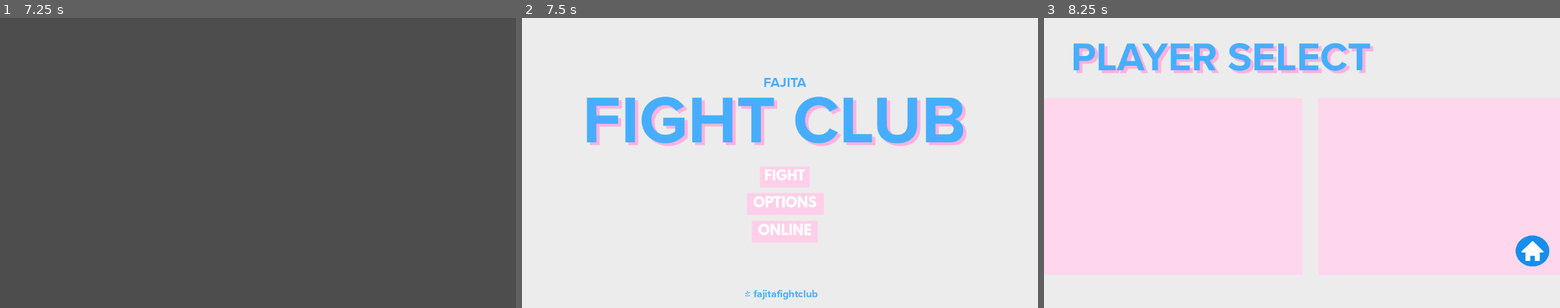
Above: before the commit, frames 1-3 (left to right).
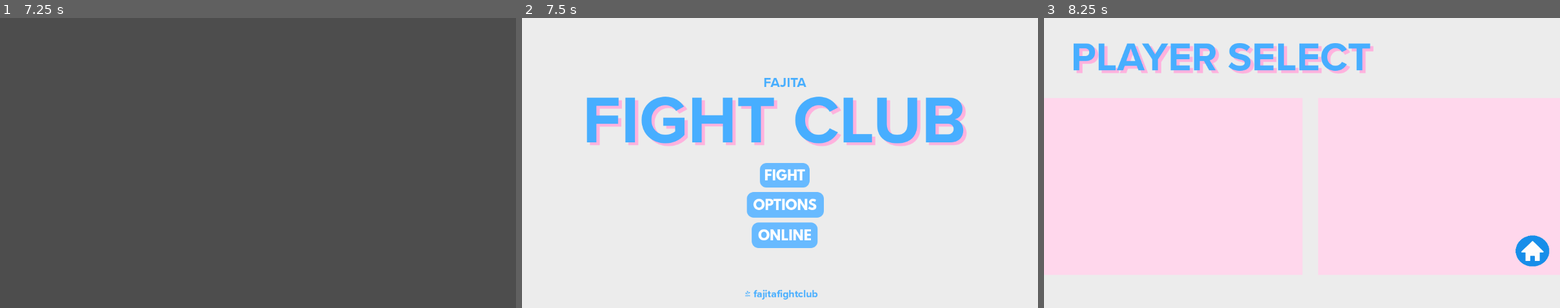
Above: after the commit, the same moments.

Repository: matousposp/FajitaFightClub
Game: Godot game, scene res://main scenes/video_stream_player.tscn
The game is run twice, just before and just after one commit, with the same random seed, the same clock (stepped at 60 frames per second) and the same inputs. Video files are missing from this copy of the repository; at most half a second of black plays in their place.
Inputs (mouse positions are in pixels of both pictures, inside the frame that each line leads up to):
- Up to frame 1 (7.25 s): tap Enter at 0.5, 2, 3.5 s; move the mouse to (371, 148) at 0.52 s; tap Space at 1.25, 2.75, 4.25 s; move the mouse to (154, 177) at 1.27 s; move the mouse to (309, 99) at 2.02 s; move the mouse to (232, 221) at 2.77 s; move the mouse to (412, 206) at 3.52 s; move the mouse to (103, 119) at 4.27 s; move the mouse to (283, 163) at 5.02 s; move the mouse to (180, 90) at 5.77 s; move the mouse to (371, 148) at 6.52 s
- Up to frame 2 (7.5 s): move the mouse to (676, 177) at 7.27 s
- Up to frame 3 (8.25 s): click "FIGHT" at 8 s

Frame 1 is identical in both runs. In frame 2, 3.0% of the frame differs, in the area x 43-59%, y 50-80%; in frame 3, nothing differs.

Commit message:
buttons

Diff:
--- a/main scenes/alt_main_menu.tscn
+++ b/main scenes/alt_main_menu.tscn
@@ -7,19 +7,44 @@
 [ext_resource type="Script" path="res://main scripts/online.gd" id="4_hjp08"]
 
 [sub_resource type="StyleBoxFlat" id="StyleBoxFlat_gc0my"]
-bg_color = Color(1, 0.811765, 0.913725, 1)
+bg_color = Color(0.407843, 0.729412, 1, 1)
+corner_radius_top_left = 15
+corner_radius_top_right = 15
+corner_radius_bottom_right = 15
+corner_radius_bottom_left = 15
+expand_margin_top = 8.0
 
 [sub_resource type="StyleBoxFlat" id="StyleBoxFlat_5s04a"]
-bg_color = Color(1, 0.811765, 0.913725, 1)
+bg_color = Color(0.407843, 0.729412, 1, 1)
+corner_radius_top_left = 15
+corner_radius_top_right = 15
+corner_radius_bottom_right = 15
+corner_radius_bottom_left = 15
+expand_margin_top = 8.0
 
 [sub_resource type="StyleBoxFlat" id="StyleBoxFlat_amuxh"]
-bg_color = Color(1, 0.811765, 0.913725, 1)
+bg_color = Color(0.407843, 0.729412, 1, 1)
+corner_radius_top_left = 15
+corner_radius_top_right = 15
+corner_radius_bottom_right = 15
+corner_radius_bottom_left = 15
+expand_margin_top = 8.0
 
 [sub_resource type="StyleBoxFlat" id="StyleBoxFlat_24m3p"]
-bg_color = Color(1, 0.811765, 0.913725, 1)
+bg_color = Color(0.407843, 0.729412, 1, 1)
+corner_radius_top_left = 15
+corner_radius_top_right = 15
+corner_radius_bottom_right = 15
+corner_radius_bottom_left = 15
+expand_margin_top = 8.0
 
 [sub_resource type="StyleBoxFlat" id="StyleBoxFlat_8sdsv"]
-bg_color = Color(1, 0.811765, 0.913725, 1)
+bg_color = Color(0.407843, 0.729412, 1, 1)
+corner_radius_top_left = 15
+corner_radius_top_right = 15
+corner_radius_bottom_right = 15
+corner_radius_bottom_left = 15
+expand_margin_top = 8.0
 
 [sub_resource type="Animation" id="Animation_7need"]
 length = 0.001
@@ -76,16 +101,36 @@
 }
 
 [sub_resource type="StyleBoxFlat" id="StyleBoxFlat_ean54"]
-bg_color = Color(1, 0.811765, 0.913725, 1)
+bg_color = Color(0.407843, 0.729412, 1, 1)
+corner_radius_top_left = 15
+corner_radius_top_right = 15
+corner_radius_bottom_right = 15
+corner_radius_bottom_left = 15
+expand_margin_top = 8.0
 
 [sub_resource type="StyleBoxFlat" id="StyleBoxFlat_t8m8d"]
-bg_color = Color(1, 0.811765, 0.913725, 1)
+bg_color = Color(0.407843, 0.729412, 1, 1)
+corner_radius_top_left = 15
+corner_radius_top_right = 15
+corner_radius_bottom_right = 15
+corner_radius_bottom_left = 15
+expand_margin_top = 8.0
 
 [sub_resource type="StyleBoxFlat" id="StyleBoxFlat_apilx"]
-bg_color = Color(1, 0.811765, 0.913725, 1)
+bg_color = Color(0.407843, 0.729412, 1, 1)
+corner_radius_top_left = 15
+corner_radius_top_right = 15
+corner_radius_bottom_right = 15
+corner_radius_bottom_left = 15
+expand_margin_top = 8.0
 
 [sub_resource type="StyleBoxFlat" id="StyleBoxFlat_8cjwu"]
-bg_color = Color(1, 0.811765, 0.913725, 1)
+bg_color = Color(0.407843, 0.729412, 1, 1)
+corner_radius_top_left = 15
+corner_radius_top_right = 15
+corner_radius_bottom_right = 15
+corner_radius_bottom_left = 15
+expand_margin_top = 8.0
 
 [sub_resource type="Animation" id="Animation_0bfnc"]
 length = 0.001
@@ -142,16 +187,36 @@
 }
 
 [sub_resource type="StyleBoxFlat" id="StyleBoxFlat_u5j2m"]
-bg_color = Color(1, 0.811765, 0.913725, 1)
+bg_color = Color(0.407843, 0.729412, 1, 1)
+corner_radius_top_left = 15
+corner_radius_top_right = 15
+corner_radius_bottom_right = 15
+corner_radius_bottom_left = 15
+expand_margin_top = 8.0
 
 [sub_resource type="StyleBoxFlat" id="StyleBoxFlat_skmqd"]
-bg_color = Color(1, 0.811765, 0.913725, 1)
+bg_color = Color(0.407843, 0.729412, 1, 1)
+corner_radius_top_left = 15
+corner_radius_top_right = 15
+corner_radius_bottom_right = 15
+corner_radius_bottom_left = 15
+expand_margin_top = 8.0
 
 [sub_resource type="StyleBoxFlat" id="StyleBoxFlat_v3j3t"]
-bg_color = Color(1, 0.811765, 0.913725, 1)
-
-[sub_resource type="StyleBoxFlat" id="StyleBoxFlat_suyfe"]
-bg_color = Color(1, 0.811765, 0.913725, 1)
+bg_color = Color(0.407843, 0.729412, 1, 1)
+corner_radius_top_left = 15
+corner_radius_top_right = 15
+corner_radius_bottom_right = 15
+corner_radius_bottom_left = 15
+expand_margin_top = 8.0
+
+[sub_resource type="StyleBoxFlat" id="StyleBoxFlat_g8gdy"]
+bg_color = Color(0.407843, 0.729412, 1, 1)
+corner_radius_top_left = 15
+corner_radius_top_right = 15
+corner_radius_bottom_right = 15
+corner_radius_bottom_left = 15
+expand_margin_top = 8.0
 
 [sub_resource type="Animation" id="Animation_w5obw"]
 length = 0.001
@@ -237,9 +302,9 @@
 
 [node name="options" type="Button" parent="."]
 offset_left = 502.0
-offset_top = 391.0
+offset_top = 397.0
 offset_right = 674.0
-offset_bottom = 440.0
+offset_bottom = 446.0
 theme_override_colors/font_color = Color(1, 1, 1, 1)
 theme_override_fonts/font = ExtResource("1_rmibl")
 theme_override_font_sizes/font_size = 30
@@ -258,9 +323,9 @@
 
 [node name="online" type="Button" parent="."]
 offset_left = 513.0
-offset_top = 453.0
+offset_top = 465.0
 offset_right = 660.0
-offset_bottom = 502.0
+offset_bottom = 514.0
 theme_override_colors/font_color = Color(1, 1, 1, 1)
 theme_override_fonts/font = ExtResource("1_rmibl")
 theme_override_font_sizes/font_size = 30
@@ -268,7 +333,7 @@
 theme_override_styles/hover = SubResource("StyleBoxFlat_u5j2m")
 theme_override_styles/pressed = SubResource("StyleBoxFlat_skmqd")
 theme_override_styles/disabled = SubResource("StyleBoxFlat_v3j3t")
-theme_override_styles/focus = SubResource("StyleBoxFlat_suyfe")
+theme_override_styles/focus = SubResource("StyleBoxFlat_g8gdy")
 text = "ONLINE
 "
 script = ExtResource("4_hjp08")
--- a/main scenes/character_select.tscn
+++ b/main scenes/character_select.tscn
@@ -3,6 +3,21 @@
 [ext_resource type="FontFile" uid="uid://2hiemraph8s5" path="res://extra/Fontspring-DEMO-proximanova-bold.otf" id="1_aufxw"]
 [ext_resource type="Texture2D" uid="uid://dilv0o177nqif" path="res://assets/2176395-removebg-preview.png" id="2_qg5e5"]
 [ext_resource type="Script" path="res://main scripts/TextureButton.gd" id="3_e6p2o"]
+
+[sub_resource type="Animation" id="Animation_i2wv3"]
+length = 0.001
+tracks/0/type = "value"
+tracks/0/imported = false
+tracks/0/enabled = true
+tracks/0/path = NodePath(".:modulate")
+tracks/0/interp = 1
+tracks/0/loop_wrap = true
+tracks/0/keys = {
+"times": PackedFloat32Array(0),
+"transitions": PackedFloat32Array(1),
+"update": 0,
+"values": [Color(1, 1, 1, 1)]
+}
 
 [sub_resource type="Animation" id="Animation_sceex"]
 resource_name = "hover"
@@ -19,21 +34,6 @@
 "transitions": PackedFloat32Array(1, 1, 1),
 "update": 0,
 "values": [Color(1, 1, 1, 1), Color(1, 1, 1, 0), Color(1, 1, 1, 1)]
-}
-
-[sub_resource type="Animation" id="Animation_i2wv3"]
-length = 0.001
-tracks/0/type = "value"
-tracks/0/imported = false
-tracks/0/enabled = true
-tracks/0/path = NodePath(".:modulate")
-tracks/0/interp = 1
-tracks/0/loop_wrap = true
-tracks/0/keys = {
-"times": PackedFloat32Array(0),
-"transitions": PackedFloat32Array(1),
-"update": 0,
-"values": [Color(1, 1, 1, 1)]
 }
 
 [sub_resource type="AnimationLibrary" id="AnimationLibrary_ejxoo"]
--- a/main scenes/options.tscn
+++ b/main scenes/options.tscn
@@ -3,6 +3,21 @@
 [ext_resource type="FontFile" uid="uid://2hiemraph8s5" path="res://extra/Fontspring-DEMO-proximanova-bold.otf" id="1_nyxa8"]
 [ext_resource type="Texture2D" uid="uid://dilv0o177nqif" path="res://assets/2176395-removebg-preview.png" id="2_n6wf2"]
 [ext_resource type="Script" path="res://main scripts/TextureButton.gd" id="3_g0p7y"]
+
+[sub_resource type="Animation" id="Animation_i2wv3"]
+length = 0.001
+tracks/0/type = "value"
+tracks/0/imported = false
+tracks/0/enabled = true
+tracks/0/path = NodePath(".:modulate")
+tracks/0/interp = 1
+tracks/0/loop_wrap = true
+tracks/0/keys = {
+"times": PackedFloat32Array(0),
+"transitions": PackedFloat32Array(1),
+"update": 0,
+"values": [Color(1, 1, 1, 1)]
+}
 
 [sub_resource type="Animation" id="Animation_sceex"]
 resource_name = "hover"
@@ -19,21 +34,6 @@
 "transitions": PackedFloat32Array(1, 1, 1),
 "update": 0,
 "values": [Color(1, 1, 1, 1), Color(1, 1, 1, 0), Color(1, 1, 1, 1)]
-}
-
-[sub_resource type="Animation" id="Animation_i2wv3"]
-length = 0.001
-tracks/0/type = "value"
-tracks/0/imported = false
-tracks/0/enabled = true
-tracks/0/path = NodePath(".:modulate")
-tracks/0/interp = 1
-tracks/0/loop_wrap = true
-tracks/0/keys = {
-"times": PackedFloat32Array(0),
-"transitions": PackedFloat32Array(1),
-"update": 0,
-"values": [Color(1, 1, 1, 1)]
 }
 
 [sub_resource type="AnimationLibrary" id="AnimationLibrary_ejxoo"]
--- a/project.godot
+++ b/project.godot
@@ -17,3 +17,11 @@
 [display]
 
 window/stretch/mode="viewport"
+
+[input]
+
+left={
+"deadzone": 0.5,
+"events": [Object(InputEventKey,"resource_local_to_scene":false,"resource_name":"","device":0,"window_id":0,"alt_pressed":false,"shift_pressed":false,"ctrl_pressed":false,"meta_pressed":false,"pressed":false,"keycode":0,"physical_keycode":4194319,"key_label":0,"unicode":0,"echo":false,"script":null)
+]
+}
